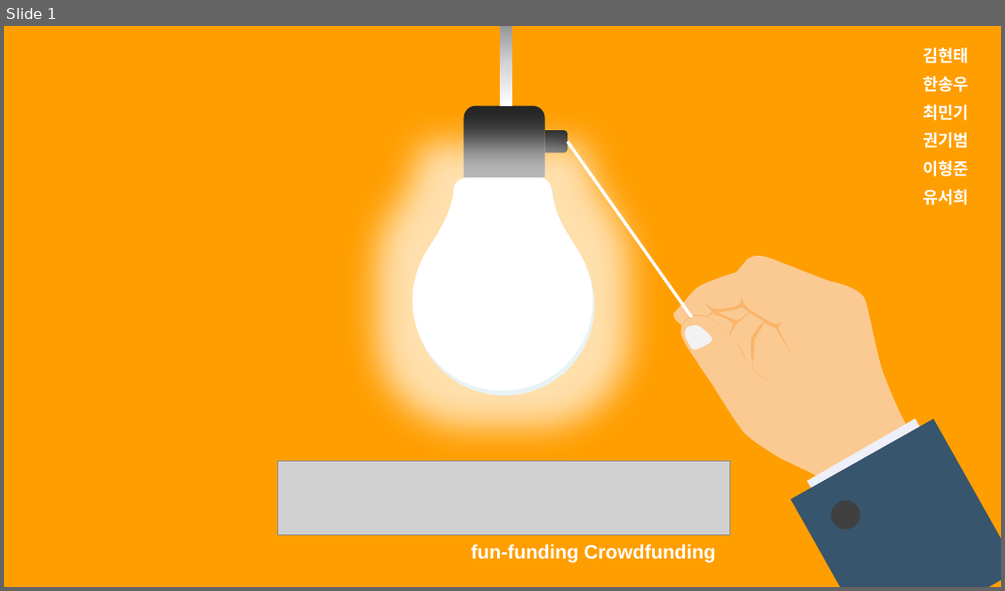
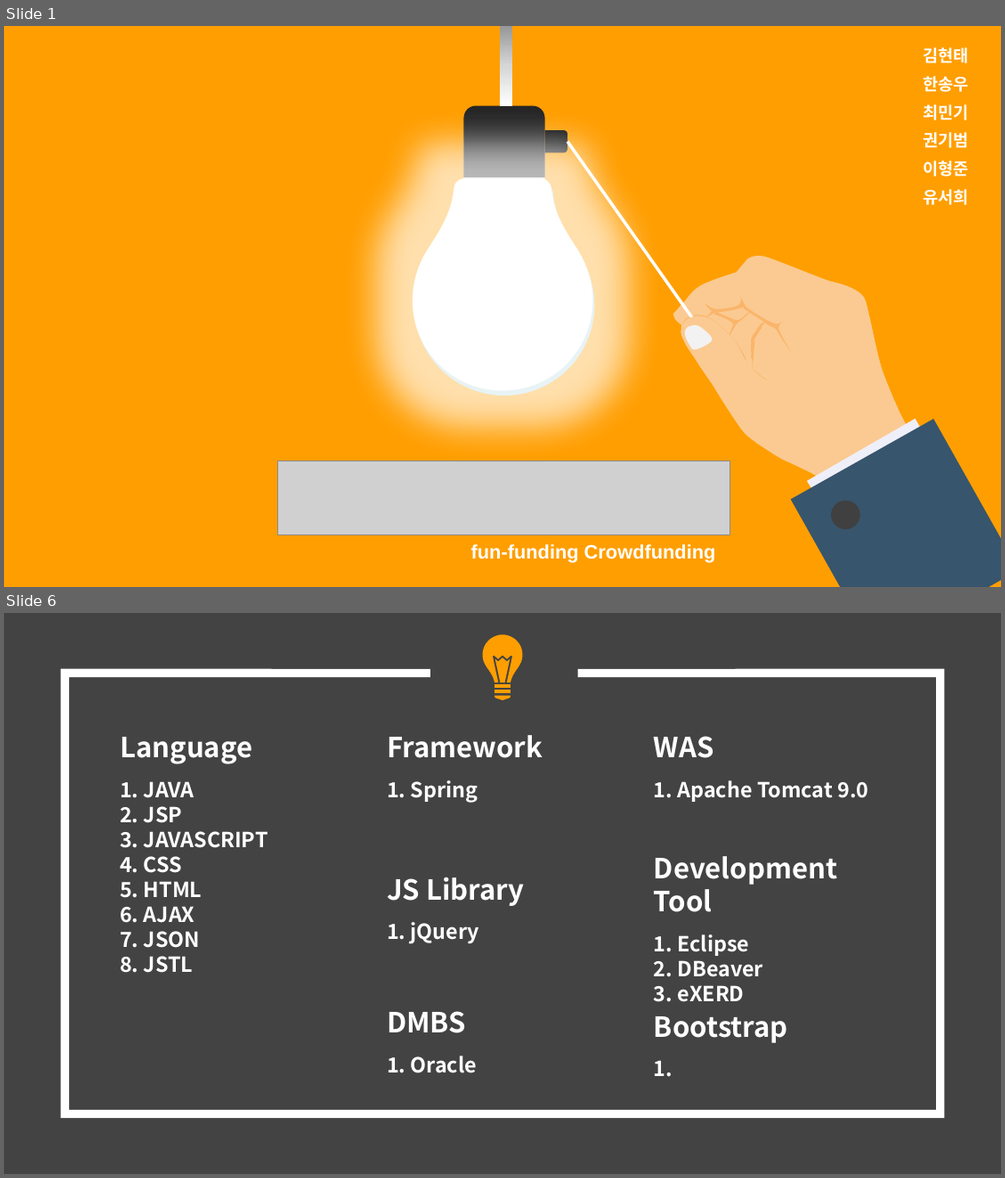
Before and after one commit to hhsw07/ezen-academy-projects, a slide deck: 0 발표용 파워포인트/0515 2차발표/0515 project06 - 파워포인트 종합.pptx. Shown one above the other, each under a label of ours: slide 1 before the commit, slides 1 and 6 after it; the slides between them are not shown. The pictures are 1005x591 and 1005x1178 pixels, drawn with LibreOffice and Linux fonts; fonts in the diff are those of the drawing; grey boxes stand for pictures. Boxes give left, top, right and bottom in pixels: in the first picture for what was removed or moved away, otherwise in the second. Text is boxed around its words. In the diff, an @@ line names an element or a change of style, - is before the commit and + after.

```diff
--- a/0 발표용 파워포인트/0515 2차발표/0515 project06 - 파워포인트 종합.pptx
+++ b/0 발표용 파워포인트/0515 2차발표/0515 project06 - 파워포인트 종합.pptx
@@ slide 6 added at bbox=[4, 613, 1001, 1174], background #434343 @@
@@ group added at bbox=[483, 635, 522, 701]: 5 freeform shapes @@
@@ freeform shape added at bbox=[65, 673, 940, 1113], outline #FFFFFF 6 pt @@
@@ text added at bbox=[120, 737, 268, 973], 15 pt, text #FFFFFF, bold @@
+Language
+    1. JAVA
+    2. JSP
+    3. JAVASCRIPT
+    4. CSS
+    5. HTML
+    6. AJAX
+    7. JSON
+    8. JSTL
@@ text added at bbox=[387, 735, 542, 803], 20 pt, text #FFFFFF, bold @@
+Framework
+1. Spring
@@ text added at bbox=[654, 736, 868, 802], 15 pt, text #FFFFFF, bold @@
+WAS
+1. Apache Tomcat 9.0
@@ text added at bbox=[387, 877, 524, 944], 20 pt, text #FFFFFF, bold @@
+JS Library
+1. jQuery
@@ text added at bbox=[654, 856, 838, 1002], 15 pt, text #FFFFFF, bold @@
+Development Tool
+1. Eclipse
+2. DBeaver
+3. eXERD
@@ text added at bbox=[387, 1011, 477, 1073], 15 pt, text #FFFFFF, bold @@
+DMBS
+1. Oracle
@@ text added at bbox=[654, 1016, 788, 1077], 20 pt, text #FFFFFF, bold @@
+Bootstrap
+1.
```
Also in this commit, not shown: 8 slides changed, 14 other slides added, 13 slides removed.
